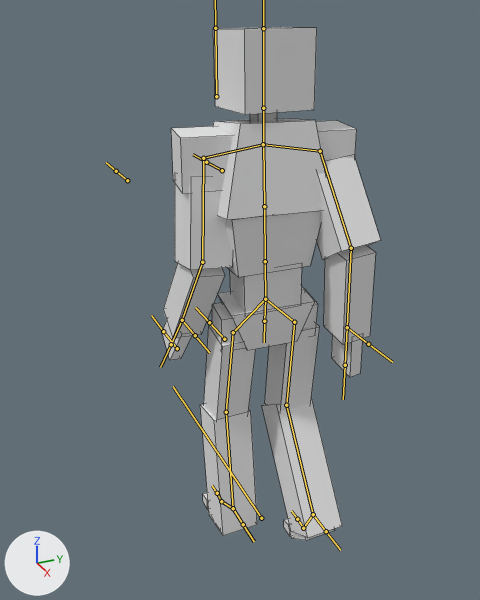
An edit to the FBX model FBXFILES/PlayerBase.fbx, drawn before and after from the same camera.
The view is the same before and after, from a 50 mm lens placed at (409.0, -205.0, 421.0), pointed at (-14.0, -15.0, 210.0). Lighting does not change. The marker at lower left points along +X, +Y and +Z. Both versions are drawn at frame 1 of the action 'PlayerSkeleton|Walk'; the numbers are the values there. The bones that bend it are drawn over the model as lines. Mesh edges are drawn as thin lines.

The first picture shows 'PlayerObj'.
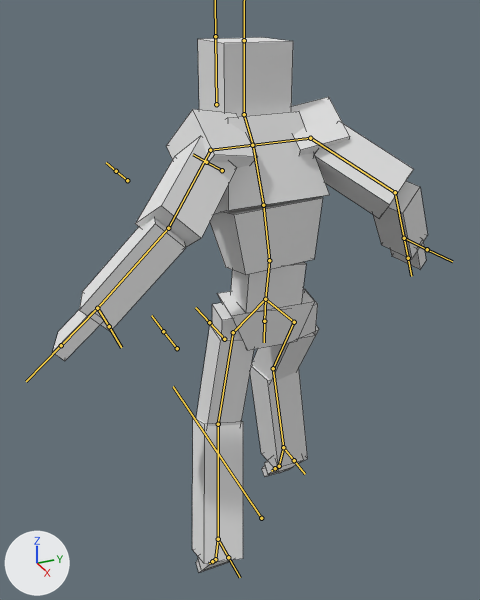
Changed parts and their boxes (x1, y1, x2, y2) in the pictures (480 x 600 px):
'PlayerObj', posed (71% wider): before (162, 27, 380, 540); after (53, 37, 427, 572)
bone 'Abs', root to tip: before (265, 299) to (265, 261); after (265, 299) to (269, 260)
bone 'LowerChest', root to tip: before (265, 261) to (264, 206); after (269, 260) to (263, 205)
bone 'UpperChest', root to tip: before (264, 206) to (263, 144); after (263, 205) to (253, 145)
bone 'Neck', root to tip: before (263, 144) to (263, 108); after (253, 145) to (244, 114)
bone 'Head', root to tip: before (263, 108) to (263, 28); after (244, 114) to (244, 40)
bone 'LThigh', root to tip: before (233, 332) to (226, 412); after (233, 332) to (218, 424)
bone 'LCalf', root to tip: before (226, 412) to (233, 508); after (218, 424) to (218, 539)
bone 'LFoot', root to tip: before (233, 508) to (221, 501); after (218, 539) to (215, 559)
bone 'RThigh', root to tip: before (294, 322) to (286, 405); after (294, 322) to (273, 368)
bone 'RCalf', root to tip: before (286, 405) to (313, 514); after (273, 368) to (283, 447)
bone 'RFoot', root to tip: before (313, 514) to (303, 528); after (283, 447) to (279, 466)
bone 'RToe', root to tip: before (303, 528) to (297, 519); after (279, 466) to (275, 468)
bone 'ShoulderControl', root to tip: before (263, 144) to (263, 144); after (253, 145) to (253, 145)
bone 'LShoulder', root to tip: before (263, 144) to (203, 158); after (252, 145) to (210, 150)
bone 'LUpperArm', root to tip: before (203, 158) to (202, 262); after (210, 150) to (168, 228)
bone 'LForearm', root to tip: before (202, 262) to (182, 320); after (168, 228) to (97, 308)
bone 'RShoulder', root to tip: before (263, 144) to (320, 151); after (252, 145) to (310, 138)
bone 'RUpperArm', root to tip: before (320, 151) to (351, 248); after (310, 138) to (395, 192)
bone 'RForearm', root to tip: before (351, 248) to (347, 327); after (395, 192) to (404, 238)

The edits, one by one:
Bone 'Abs' (bone_abs) turns from (3, -5, -3) to (-4, -4, -1) degrees about its own x, y and z.
Bone 'LowerChest' (bone_lowerchest) turns from (-2, 3, 5) to (7, 4, 12) degrees about its own x, y and z.
Bone 'UpperChest' (bone_upperchest) turns from (-2, 0, 4) to (-2, 0, 11) degrees about its own x, y and z.
Bone 'Neck' (bone_neck) turns from (0, 0, -2) to (-1, 0, 16) degrees about its own x, y and z.
Bone 'Head' (bone_head) turns from (30, -87, -33) to (21, -92, -59) degrees about its own x, y and z.
Bone 'LThigh' (bone_lthigh) turns from (-2, -5, 4) to (-10, 1, -7) degrees about its own x, y and z.
Bone 'LCalf' (bone_lcalf) turns from (0, 0, -17) to (0, 0, -23) degrees about its own x, y and z.
Bone 'LFoot' (bone_lfoot) turns from (6, 0, 0) to (-29, -10, -3) degrees about its own x, y and z.
Bone 'RThigh' (bone_rthigh) turns from (-2, -5, -2) to (1, -13, 27) degrees about its own x, y and z.
Bone 'RCalf' (bone_rcalf) turns from (0, 0, -37) to (0, 0, -30) degrees about its own x, y and z.
Bone 'RFoot' (bone_rfoot) turns from (-6, 0, 0) to (-52, 10, -2) degrees about its own x, y and z.
Bone 'RToe' (bone_rtoe) turns from (38, 0, 0) to (1, 0, 0) degrees about its own x, y and z.
Bone 'ShoulderControl' (bone_shouldercontrol) moves from (0.01, -0.06, -0.02) to (0.01, -0.23, -0.06).
Bone 'LShoulder' (bone_lshoulder) turns from (0, 0, 3) to (15, 40, 46) degrees about its own x, y and z.
Bone 'LUpperArm' (bone_lupperarm) turns from (-85, 8, 10) to (-46, -14, -2) degrees about its own x, y and z.
Bone 'LForearm' (bone_lforearm) turns from (0, 0, -37) to (0, 0, -48) degrees about its own x, y and z.
Bone 'RShoulder' (bone_rshoulder) turns from (0, 0, -3) to (-20, -46, 16) degrees about its own x, y and z.
Bone 'RUpperArm' (bone_rupperarm) turns from (31, -9, -84) to (-5, 12, -55) degrees about its own x, y and z.
Bone 'RForearm' (bone_rforearm) turns from (-38, 0, 0) to (-66, 0, 0) degrees about its own x, y and z.
